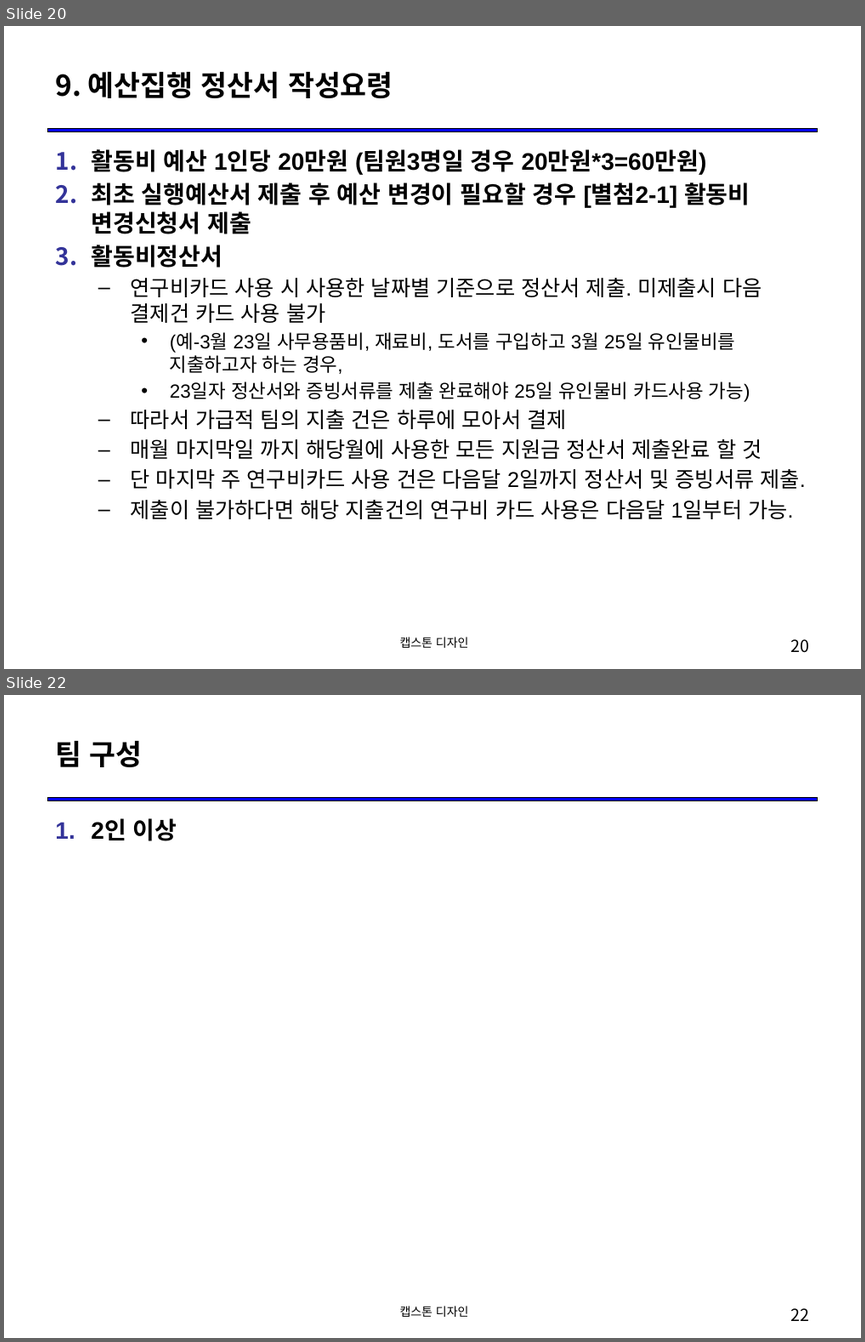
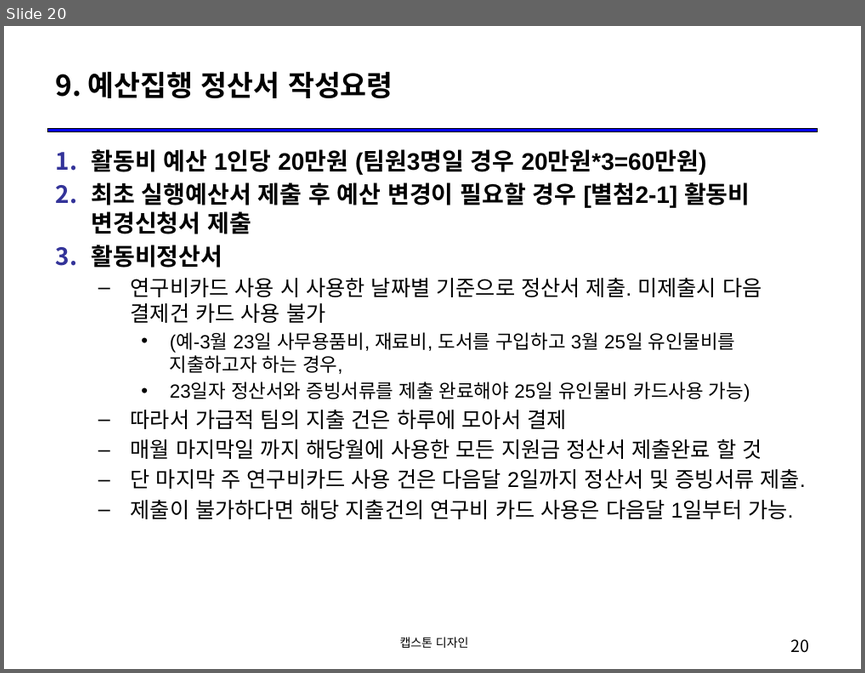
Before and after one commit to hallymsw/2021_1_CapstoneDesign, a slide deck: 01_OT/OT_캡스톤디자인_안내.pptx. Shown one above the other, each under a label of ours: slides 20 and 22 before the commit, slide 20 after it; the slides between them are not shown. The pictures are 865x1342 and 865x673 pixels, drawn with LibreOffice and Linux fonts; fonts in the diff are those of the drawing. Boxes give left, top, right and bottom in pixels: in the first picture for what was removed or moved away, otherwise in the second. Text is boxed around its words. In the diff, an @@ line names an element or a change of style, - is before the commit and + after.

```diff
--- a/01_OT/OT_캡스톤디자인_안내.pptx
+++ b/01_OT/OT_캡스톤디자인_안내.pptx
@@ slide 22 removed at bbox=[4, 695, 861, 1338], background #FFFFFF; not listed: 1 template element that a slide beside it also shows @@
@@ title removed at bbox=[55, 741, 143, 767] @@
-팀 구성
@@ text removed at bbox=[91, 818, 177, 841] @@
-1. 2인 이상
@@ text removed at bbox=[400, 1305, 469, 1316] @@
-캡스톤 디자인
@@ page number removed at bbox=[791, 1308, 810, 1321] @@
-22
```
Also in this commit, not shown: 2 slides changed, 6 other slides removed.
